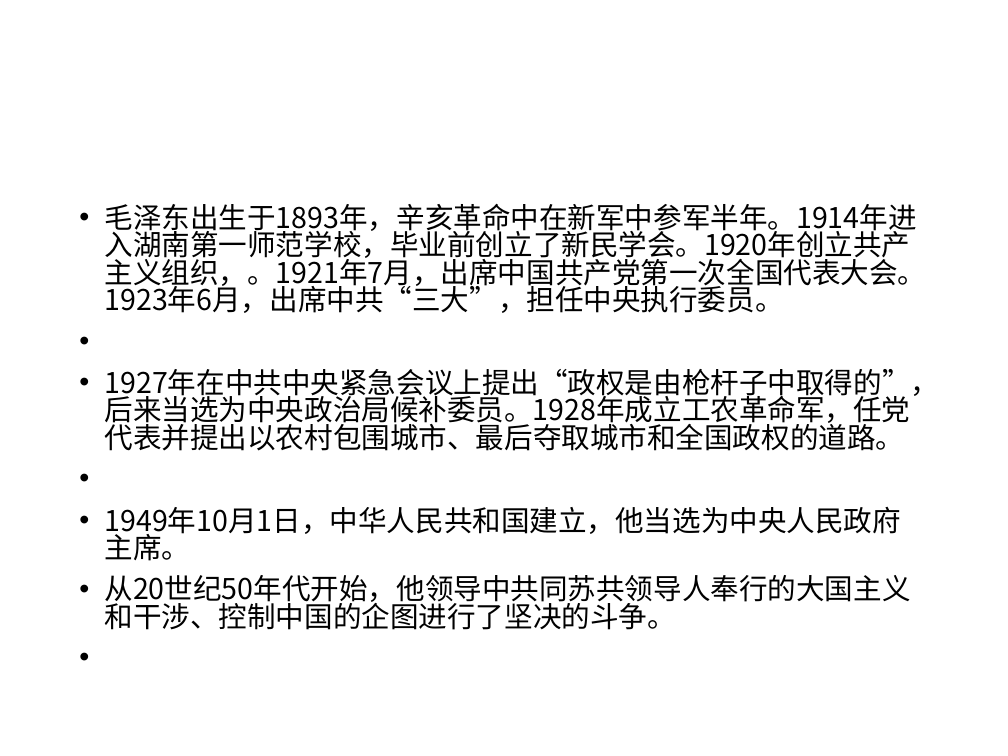
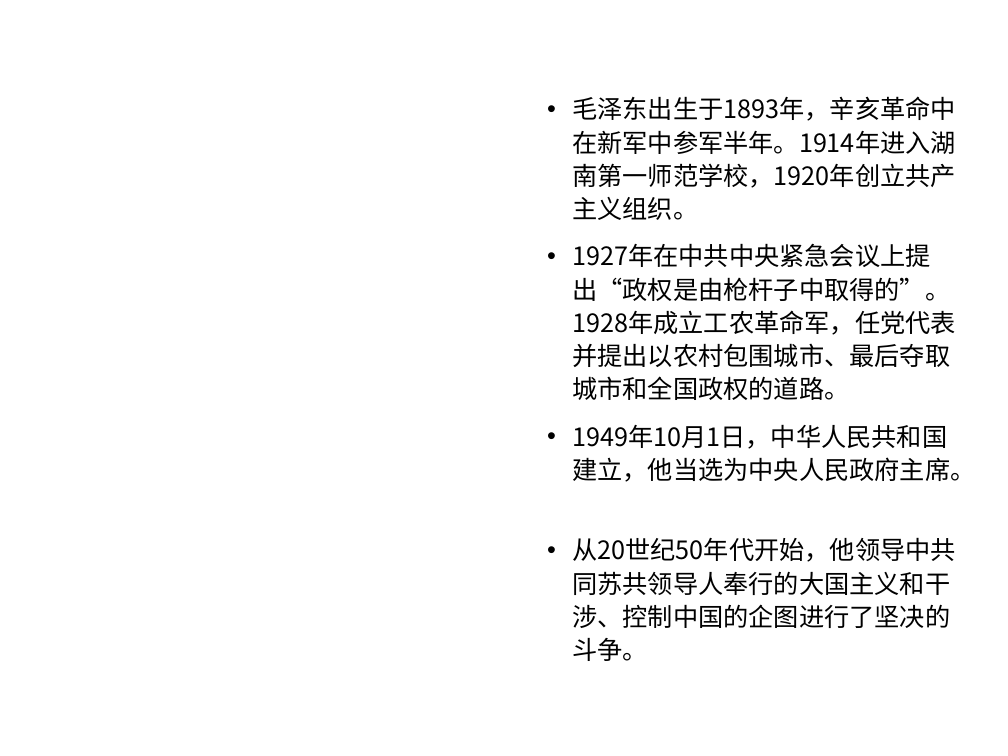
Before and after one commit to 117503445/history-ppt, a slide deck: slide 5 of 近代史张都铭小组.pptx (slide 4 before the commit). Drawn at 1008x756 pixels with LibreOffice and Linux fonts; fonts in the diff are those of the drawing; background and template pictures are left out. Boxes give left, top, right and bottom in pixels: in the first picture for what was removed or moved away, otherwise in the second. Text is boxed around its words. In the diff, an @@ line names an element or a change of style, - is before the commit and + after.

```diff
--- a/近代史张都铭小组.pptx
+++ b/近代史张都铭小组.pptx
@@ text "毛泽东出生于1893年，辛亥革命中在新军中参军半年。1914年进入湖南第一师范学校，1920年创立共产主义组织。" moved from (x1=105, y1=204, x2=940, y2=630) to (x1=572, y1=96, x2=975, y2=661) @@
@@ text at (x1=572, y1=96, x2=956, y2=400): text changed; size 20.4 to 18 pt @@
-• 毛泽东出生于1893年，辛亥革命中在新军中参军半年。1914年进入湖南第一师范学校，毕业前创立了新民学会。1920年创立共产主义组织，。1921年7月，出席中国共产党第一次全国代表大会。1923年6月，出席中共“三大”，担任中央执行委员。
-• 1927年在中共中央紧急会议上提出“政权是由枪杆子中取得的”，后来当选为中央政治局候补委员。1928年成立工农革命军，任党代表并提出以农村包围城市、最后夺取城市和全国政权的道路。
+• 毛泽东出生于1893年，辛亥革命中在新军中参军半年。1914年进入湖南第一师范学校，1920年创立共产主义组织。
+• 1927年在中共中央紧急会议上提出“政权是由枪杆子中取得的”。1928年成立工农革命军，任党代表并提出以农村包围城市、最后夺取城市和全国政权的道路。
@@ text at (x1=572, y1=424, x2=975, y2=661): size 20.4 to 18 pt in "1949年10月1日，中华人民共和国建立，他当选为中央人民政府主席。", "从20世纪50年代开始，他领导中共同苏共领导人奉行的大国主义和干涉、控制中国的企图进行了坚决的斗争。"; line spacing 0.8 to 1.1 @@
```
Also in this commit, not shown: 13 other slides changed, 12 slides added, 2 other files.
